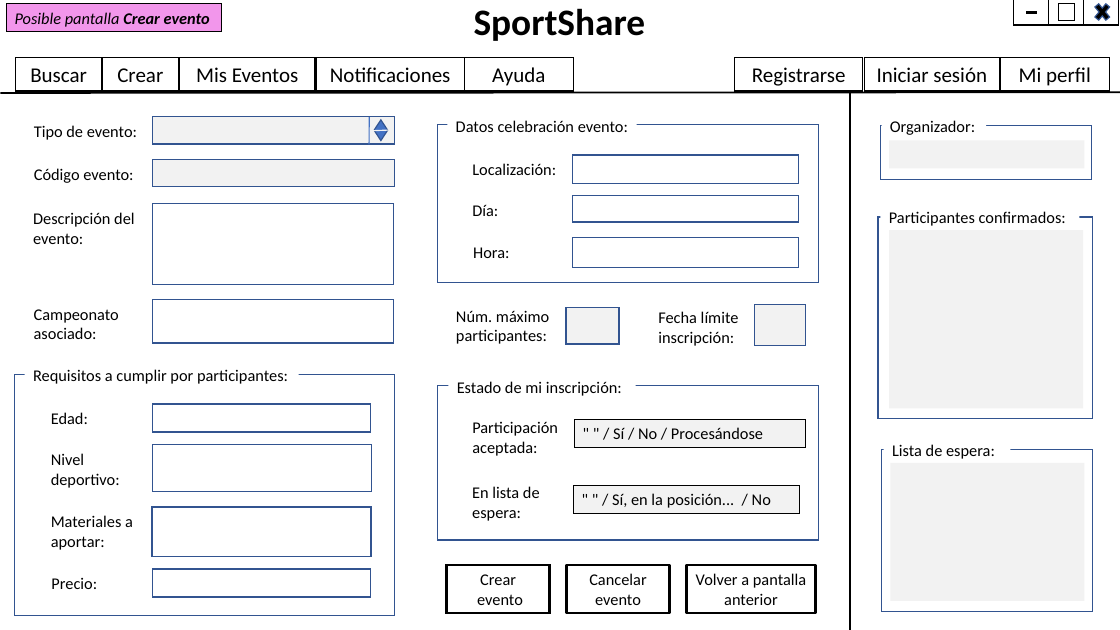
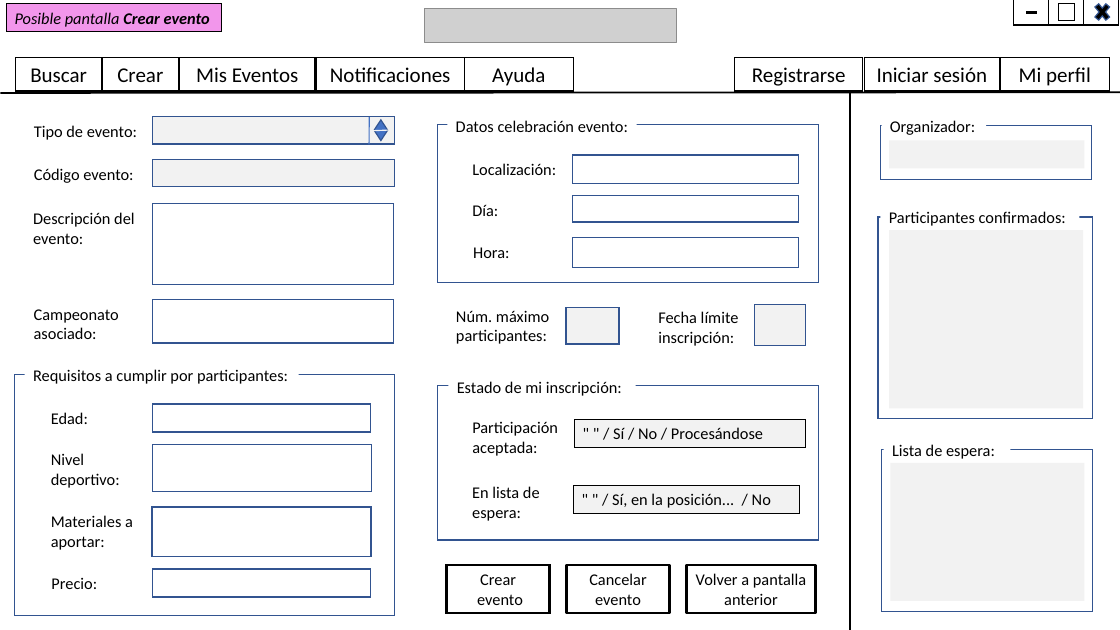
Before and after one commit to Enrique-Izquierdo/DAM_1--PI_verde, a slide deck: slide 6 of Mockup_PIverde.pptx (slide 3 before the commit). Drawn at 1120x630 pixels with LibreOffice and Linux fonts; fonts in the diff are those of the drawing; grey boxes stand for pictures. Boxes give left, top, right and bottom in pixels: in the first picture for what was removed or moved away, otherwise in the second. Text is boxed around its words. In the diff, an @@ line names an element or a change of style, - is before the commit and + after.

```diff
--- a/Mockup_PIverde.pptx
+++ b/Mockup_PIverde.pptx
@@ picture added at <box>424,8,676,43</box> @@
@@ text removed at <box>474,8,646,41</box> @@
-SportShare
```
Also in this commit, not shown: 2 other slides changed, 3 slides added.
